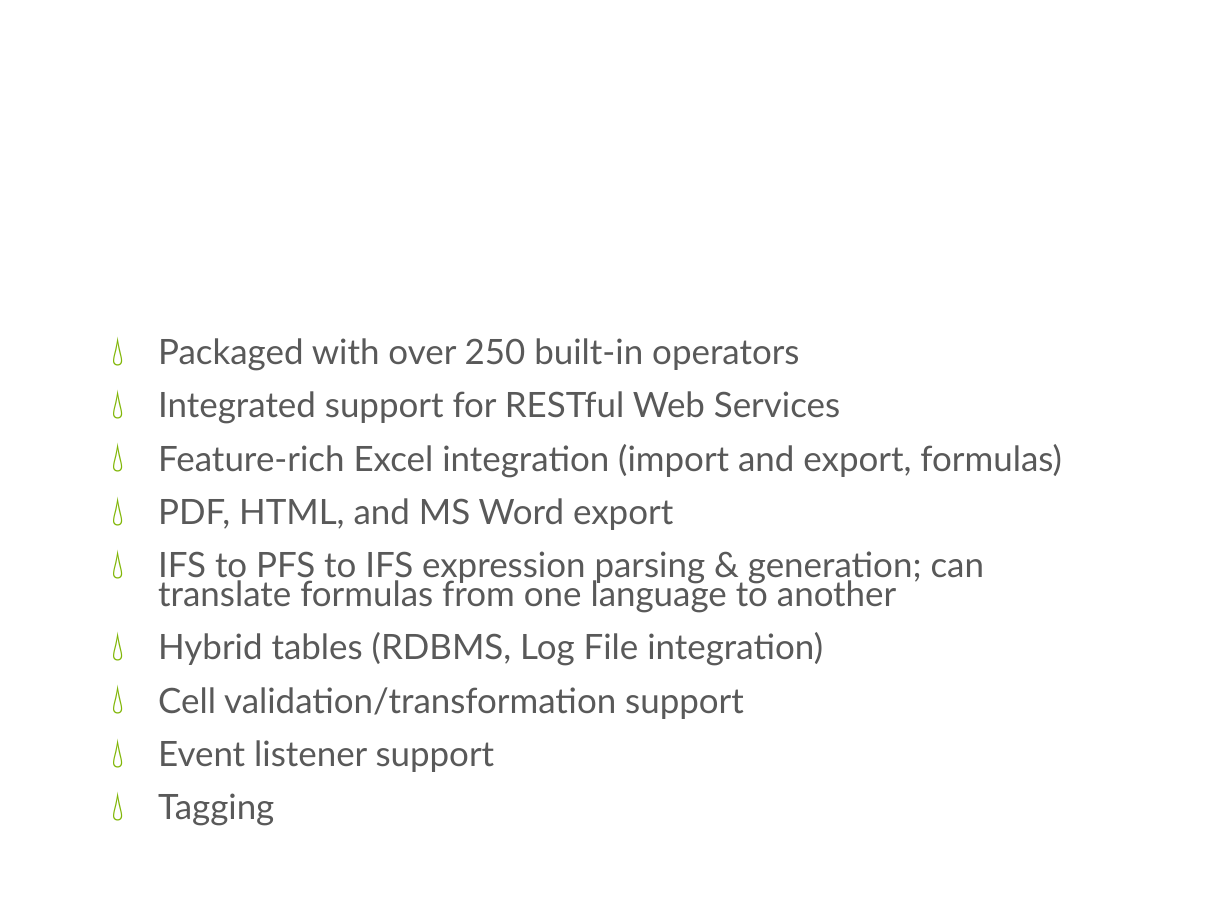
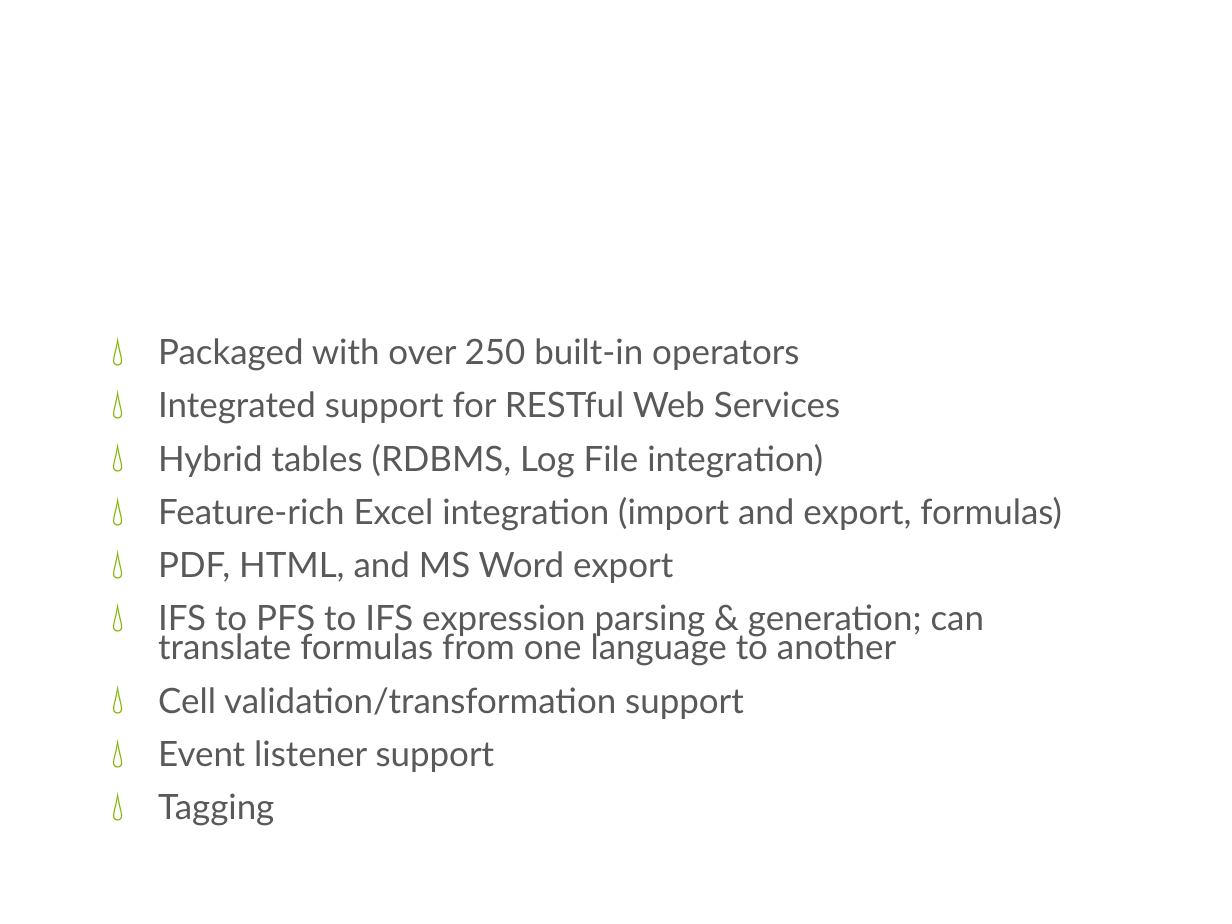
Before and after one commit to cdswindell/tms, a slide deck: slide 5 of doc/TMS Overview.pptx. Drawn at 1232x924 pixels with LibreOffice and Linux fonts; fonts in the diff are those of the drawing; background and template pictures are left out. Boxes give left, top, right and bottom in pixels: in the first picture for what was removed or moved away, otherwise in the second. Text is boxed around its words. In the diff, an @@ line names an element or a change of style, - is before the commit and + after.

Commit message:
Various Fixes: Issue with OnNoPendings event (logic was inverted) Improved table refresh (web client) Fixed serious issue in AsynchronousOp Reved Power Point

```diff
--- a/doc/TMS Overview.pptx
+++ b/doc/TMS Overview.pptx
@@ text at <box>158,444,823,478</box>: paragraph added @@
+💧 Hybrid tables (RDBMS, Log File integration)
@@ text at <box>158,632,823,666</box>: paragraph removed @@
-💧 Hybrid tables (RDBMS, Log File integration)
```
Also in this commit, not shown: 4 other slides changed, 9 other files.
